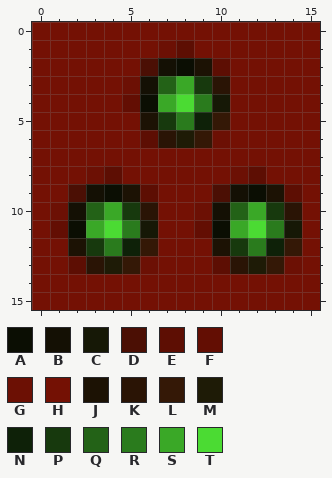
Pixel-art sprite, stored at factions/emprank5.png. The picture above is the old version.
The file is 16x16 pixels. Colours within 5 levels of each other are drawn and written as one.
Palette (. is transparent): A #0b0e03  B #141004  C #161806  D #4b0f04  E #5d0e03  F #630e03  G #6c1004  H #741104  J #1c1204  K #2a1405  L #341806  M #1e1b06  N #0e2108  P #17390d  Q #236217  R #2a7b1d  S #3aa827  T #4bdb33
Now the later version:
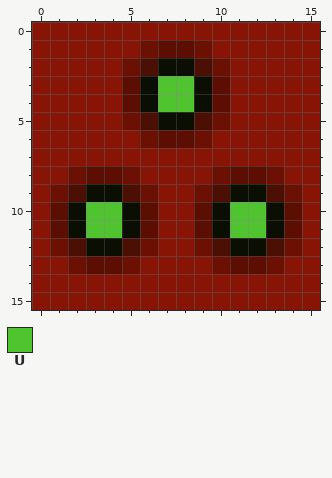
Colours new in this view: U #50c42e
What changed:
@@ palette @@
-H #741104
+H #881405
@@ x 0..15 @@
  0 HHHHHHHHHHHHHHHH
- 1 HHHHHHHGEHHHHHHH
- 2 HHHHHHDBAJEHHHHH
- 3 HHHHHGBQSPKHHHHH
- 4 HHHHHFASTRCHHHHH
- 5 HHHHHHJPRNLHHHHH
- 6 HHHHHHEKMLGHHHHH
+ 1 HHHHHHGEEGHHHHHH
+ 2 HHHHHGDAADGHHHHH
+ 3 HHHHHEAUUAEHHHHH
+ 4 HHHHHEAUUAEHHHHH
+ 5 HHHHHGDAADGHHHHH
+ 6 HHHHHHGEEGHHHHHH
  7 HHHHHHHHHHHHHHHH
- 8 HHHGEHHHHHHGEHHH
- 9 HHDBAJEHHHDBAJEH
-10 HGBQSPKHHGBQSPKH
-11 HFASTRCHHFASTRCH
-12 HHJPRNLHHHJPRNLH
-13 HHEKMLGHHHEKMLGH
+ 8 HHGEEGHHHHGEEGHH
+ 9 HGDAADGHHGDAADGH
+10 HEAUUAEHHEAUUAEH
+11 HEAUUAEHHEAUUAEH
+12 HGDAADGHHGDAADGH
+13 HHGEEGHHHHGEEGHH
 14 HHHHHHHHHHHHHHHH
Pixel boxes of the changes (left, top, right, bottom) in both pictures:
changed: (32, 22, 320, 310)
